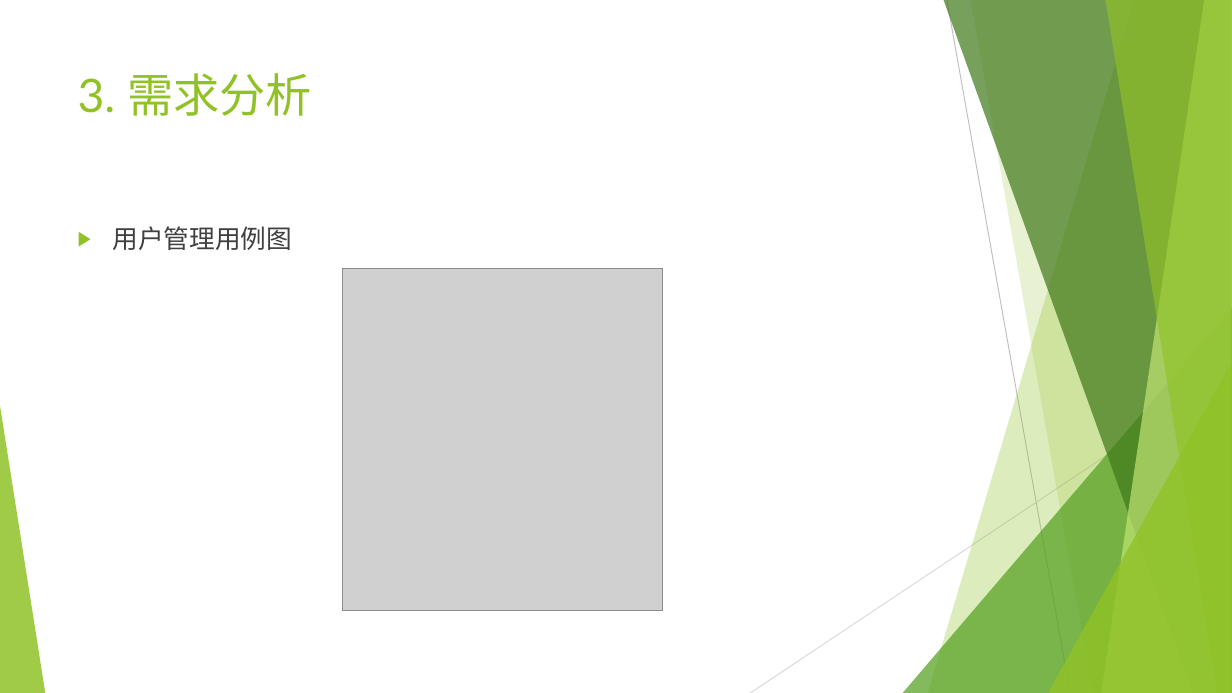
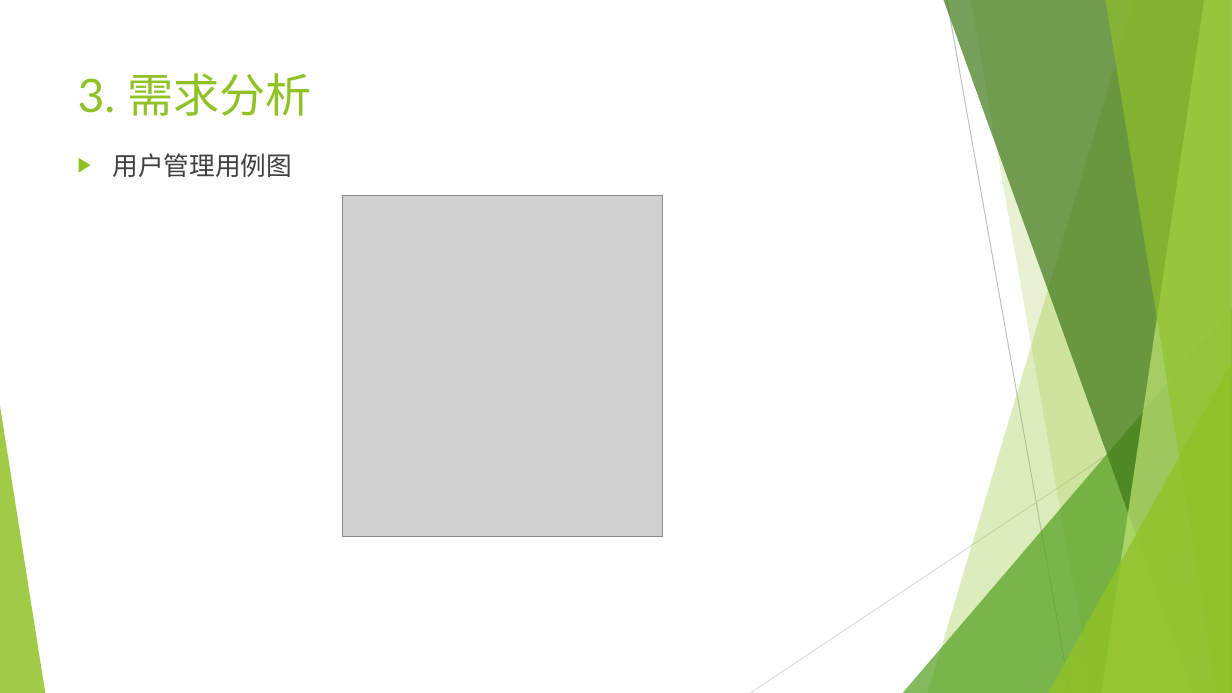
Before and after one commit to mmmmmmiracle/SE_project, a slide deck: slide 9 of doc/SE_project.pptx. Drawn at 1232x693 pixels with LibreOffice and Linux fonts; fonts in the diff are those of the drawing; grey boxes stand for pictures. Boxes give left, top, right and bottom in pixels: in the first picture for what was removed or moved away, otherwise in the second. Text is boxed around its words. In the diff, an @@ line names an element or a change of style, - is before the commit and + after.

```diff
--- a/doc/SE_project.pptx
+++ b/doc/SE_project.pptx
@@ text "用户管理用例图": place and size @@
-text "用户管理用例图" at box(112, 226, 292, 250)
+text "用户管理用例图" at box(112, 153, 292, 177)
@@ picture: place and size @@
-picture at box(343, 269, 663, 611)
+picture at box(343, 195, 663, 537)
```
Also in this commit, not shown: 13 other slides changed, 14 slides added, 3 slides removed, 4 other files.
